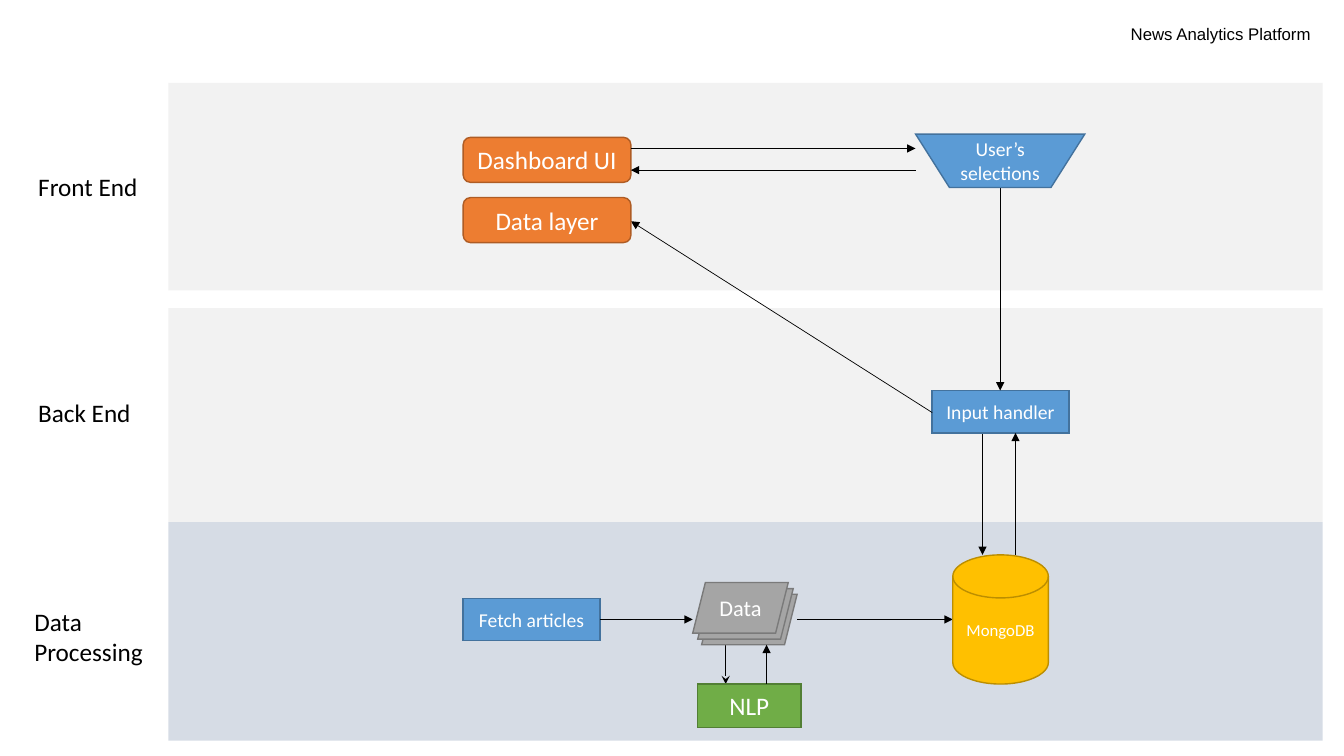
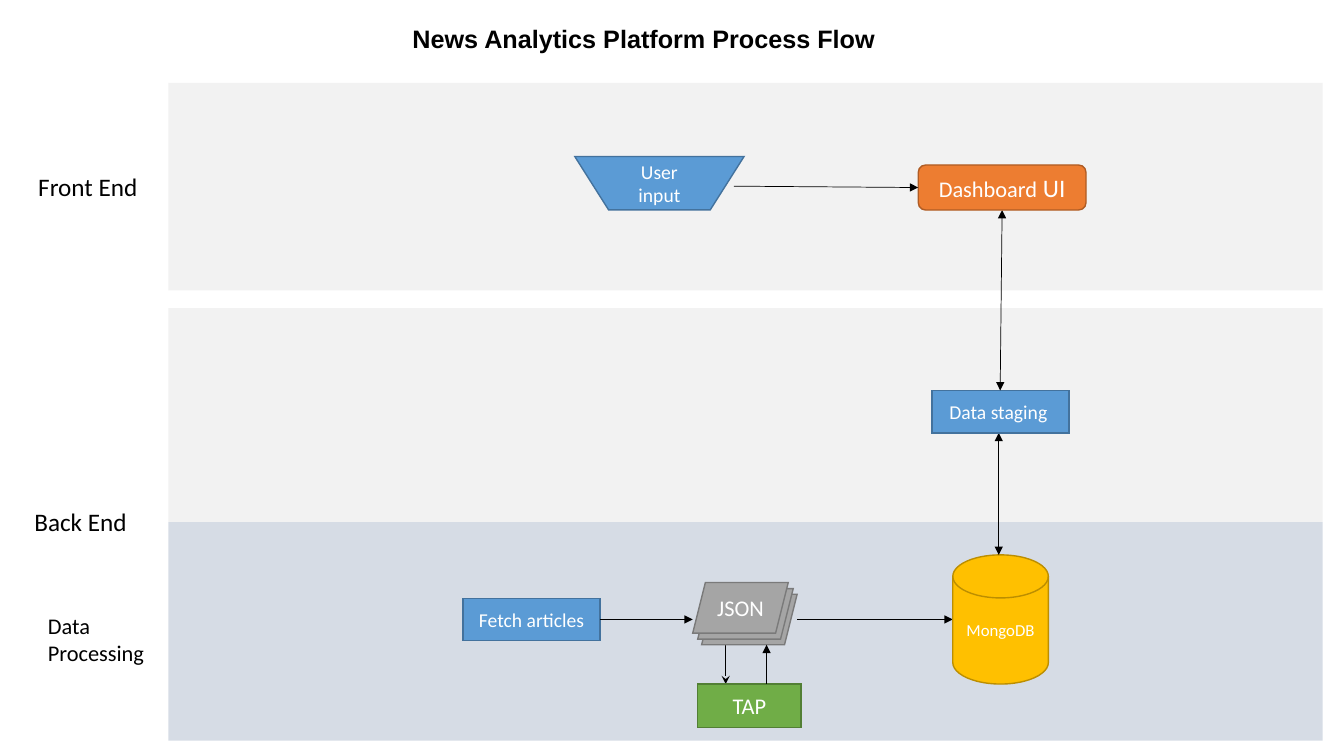
Before and after one commit to AymaneZizi/NewsScanning, a slide deck: slide 1 of Architecture.pptx. Drawn at 1344x756 pixels with LibreOffice and Linux fonts; fonts in the diff are those of the drawing. Boxes give left, top, right and bottom in pixels: in the first picture for what was removed or moved away, otherwise in the second. Text is boxed around its words. In the diff, an @@ line names an element or a change of style, - is before the commit and + after.

```diff
--- a/Architecture.pptx
+++ b/Architecture.pptx
@@ text at box(412, 29, 874, 54): text changed; size 12 to 18 pt; bold on @@
-News Analytics Platform
+News Analytics Platform Process Flow
@@ flow chart manual operation "User input": place and size @@
-flow chart manual operation "User input" at box(915, 134, 1085, 188)
+flow chart manual operation "User input" at box(575, 156, 744, 210)
@@ arrow removed from (917, 170) to (631, 170) @@
@@ text in flow chart manual operation at box(638, 166, 680, 205): text changed @@
-User’s selections
+User input
@@ rounded rectangle "Dashboard UI": place and size @@
-rounded rectangle "Dashboard UI" at box(463, 137, 630, 182)
+rounded rectangle "Dashboard UI" at box(919, 165, 1086, 211)
@@ rounded rectangle "Dashboard UI" at box(919, 165, 1086, 211): size 18 to 16 pt in "Dashboard" @@
@@ rounded rectangle removed at box(463, 198, 630, 243) @@
-Data layer
@@ arrow moved from (631, 148) - (915, 148) to (734, 187) - (919, 188) @@
@@ arrow removed from (933, 412) to (631, 221) @@
@@ arrow moved from (1000, 188) - (1000, 390) to (1002, 210) - (1000, 390) @@
@@ arrow (1002, 210) - (1000, 390): arrow to double arrow @@
@@ text in rectangle at box(949, 405, 1047, 423): text changed @@
-Input handler
+Data staging
@@ arrow moved from (983, 433) - (983, 555) to (999, 433) - (999, 555) @@
@@ arrow (999, 433) - (999, 555): arrow to double arrow @@
@@ arrow removed from (1015, 555) to (1015, 433) @@
@@ text "Back End": place and size @@
-text "Back End" at box(38, 404, 131, 422)
+text "Back End" at box(34, 513, 127, 532)
@@ text "Data": place and size @@
-text "Data" at box(34, 614, 142, 666)
+text "Data" at box(48, 619, 144, 665)
@@ text "Data" at box(48, 619, 144, 665): size 18 to 16 pt @@
@@ text in parallelogram at box(717, 601, 764, 616): text changed @@
-Data
+JSON
@@ text in rectangle at box(733, 699, 767, 714): text changed; size 18 to 16 pt @@
-NLP
+TAP
```
Also in this commit, not shown: 4 other files.
